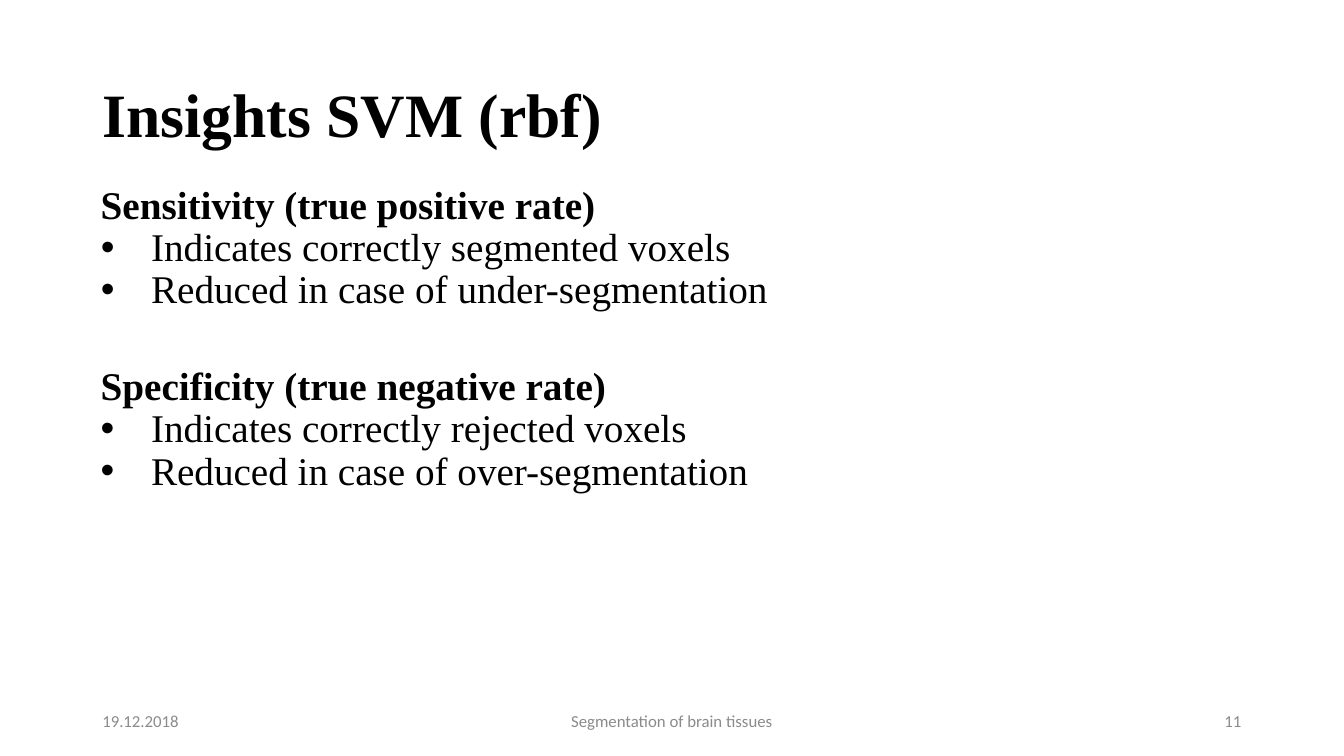
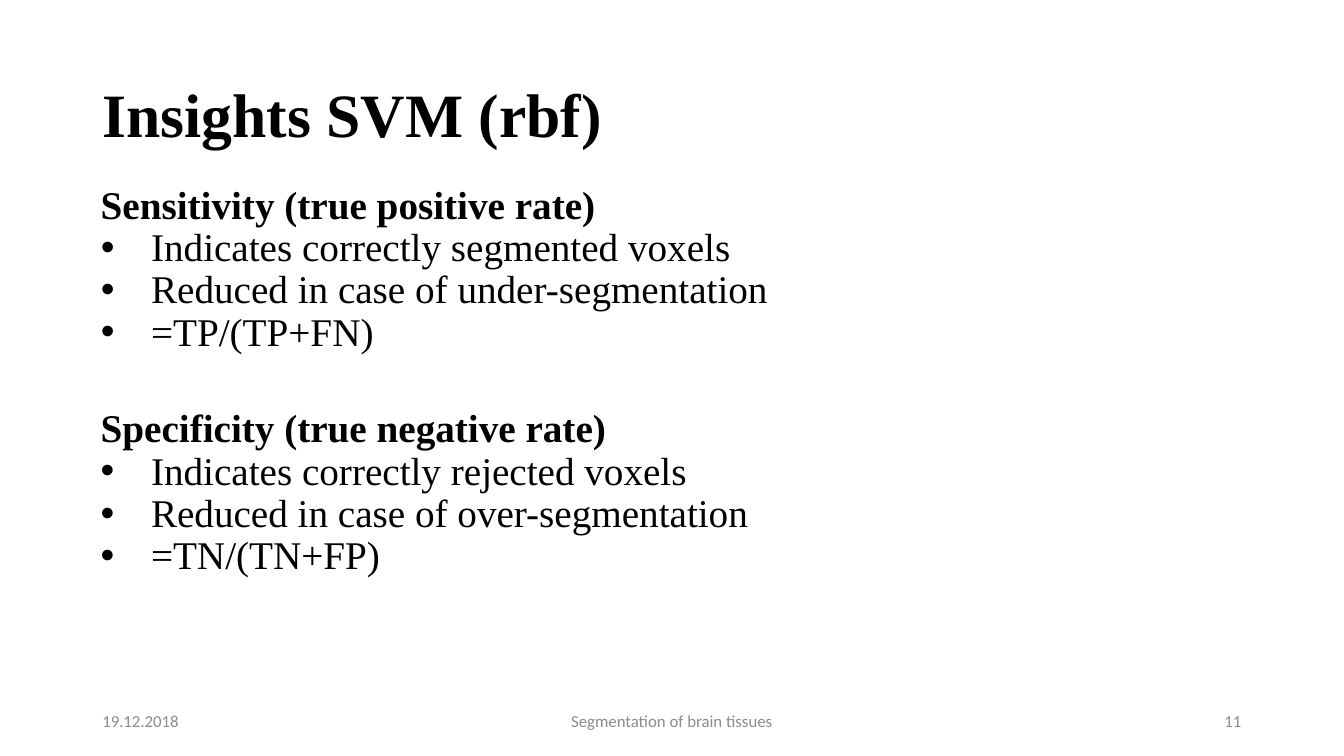
Before and after one commit to mhayoz/MIALab, a slide deck: slide 11 of Final Mialab.pptx. Drawn at 1344x756 pixels with LibreOffice and Linux fonts; fonts in the diff are those of the drawing. Boxes give left, top, right and bottom in pixels: in the first picture for what was removed or moved away, otherwise in the second. Text is boxed around its words. In the diff, an @@ line names an element or a change of style, - is before the commit and + after.

Commit message:
svm rbf slides

```diff
--- a/Final Mialab.pptx
+++ b/Final Mialab.pptx
@@ text at (x1=151, y1=319, x2=374, y2=353): paragraph added @@
+• =TP/(TP+FN)
@@ text at (x1=151, y1=542, x2=380, y2=577): paragraph added @@
+• =TN/(TN+FP)
```
